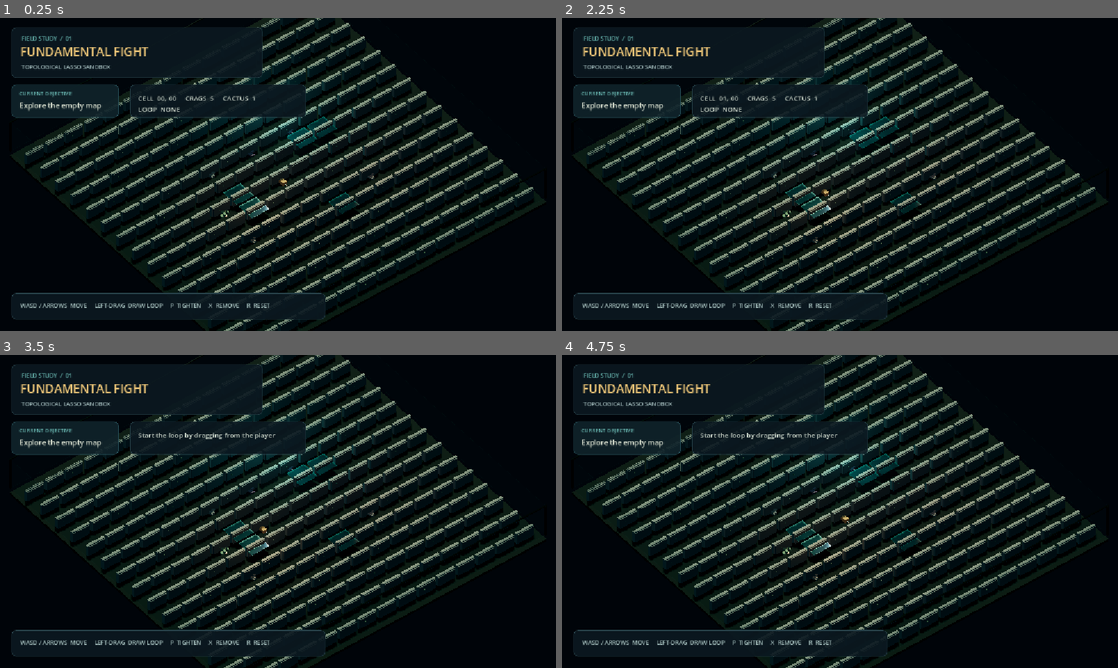
Above: before the commit, frames 1-4 (two rows, left to right).
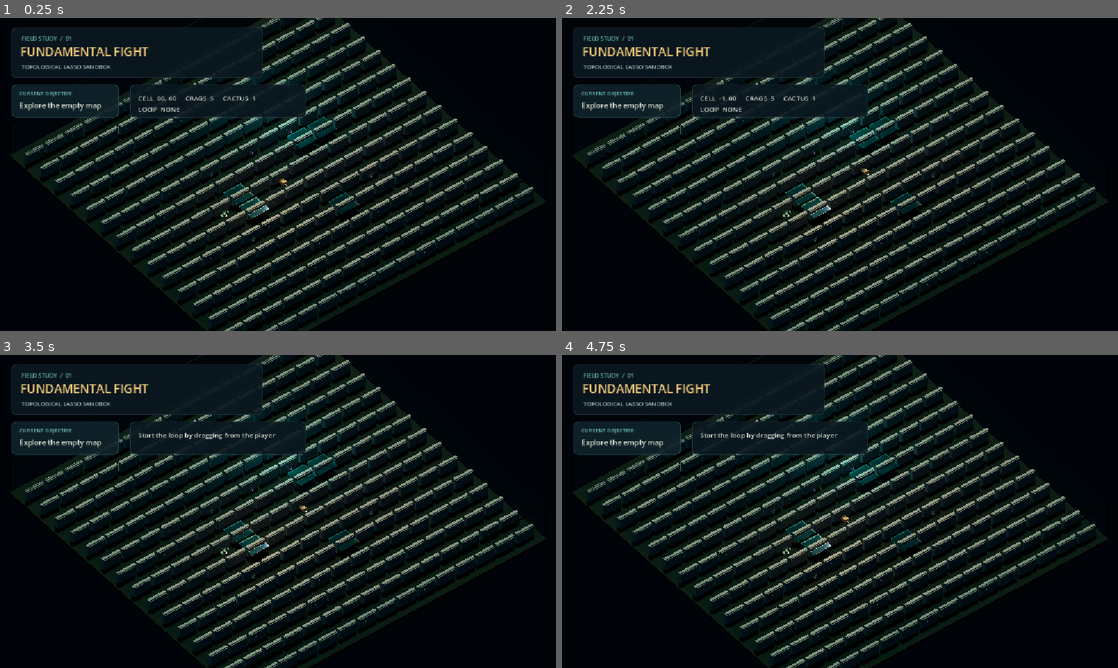
Above: after the commit, the same moments.

Repository: egorys2000/FundamentalFight
Game: Godot game, scene res://scenes/main.tscn
Same seed, same stepped clock (60 frames per second), same inputs: the game is played once before the commit and once after it.
Inputs (mouse positions are in pixels of both pictures, inside the frame that each line leads up to):
- Up to frame 1 (0.25 s): no input
- Up to frame 2 (2.25 s): tap Enter at 0.5, 2 s; move the mouse to (962, 158) at 0.52 s; hold Right (ui_right) 0.53-1.25 s; tap R at 0.6 s; click (962, 158) at 0.67 s; tap Space at 1.25 s; drag from (728, 190) to (812, 237) at 1.27 s; move the mouse to (895, 105) at 2.02 s; hold Right (ui_right) from 2.03 s (still down); tap X at 2.1 s
- Up to frame 3 (3.5 s): release Right (ui_right) at 2.75 s; tap Space at 2.75 s; drag from (250, 574) to (111, 464) at 2.77 s
- Up to frame 4 (4.75 s): tap Enter at 3.5 s; move the mouse to (1006, 558) at 3.52 s; hold Left (ui_left) 3.53-4.25 s; tap P at 3.6 s; tap Space at 4.25 s; drag from (673, 464) to (756, 433) at 4.27 s

The runs differ from the first frame. In frame 1, 1.5% of the frame differs, in the area x 2-68%, y 35-97%; in frame 2, 1.7%, in the area x 2-68%, y 24-97%; in frame 3, 1.5%; in frame 4, 1.5%.

Commit message:
Modularize world state and loop geometry
Move obstacle data and rope topology geometry into dedicated core modules while keeping main as the scene composition layer.

Co-authored-by: Copilot <223556219+Copilot@users.noreply.github.com>

Diff:
--- /dev/null
+++ b/scripts/core/loop_geometry.gd
@@ -0,0 +1,100 @@
+class_name LoopGeometry
+extends RefCounted
+
+static func simplify_path(points: Array[Vector3], minimum_spacing: float) -> Array[Vector3]:
+	var result: Array[Vector3] = []
+	for point in points:
+		if result.is_empty() or point.distance_to(result.back()) >= minimum_spacing:
+			result.append(point)
+	if result.size() >= 2:
+		result[0] = points[0]
+		result[result.size() - 1] = points[points.size() - 1]
+	return result
+
+static func point_inside_loop(point: Vector3, loop: Array) -> bool:
+	var inside := false
+	for i in range(loop.size() - 1):
+		var a: Vector3 = loop[i]
+		var b: Vector3 = loop[i + 1]
+		if (a.z > point.z) != (b.z > point.z):
+			var x_at_point := (b.x - a.x) * (point.z - a.z) / (b.z - a.z) + a.x
+			if point.x < x_at_point:
+				inside = not inside
+	return inside
+
+static func enclosed_crags(loop: Array, state: WorldState, cell_to_world: Callable) -> Array[Vector2i]:
+	var result: Array[Vector2i] = []
+	for cell in state.occupied:
+		if state.is_crag(cell) and point_inside_loop(cell_to_world.call(cell), loop):
+			result.append(cell)
+	return result
+
+static func tightened_loop(start: Array, player_position: Vector3, state: WorldState, cell_to_world: Callable, clearance: float, iterations: int, step: float) -> Array:
+	if start.size() < 4:
+		return []
+	var current: Array[Vector3] = []
+	for point in start:
+		current.append(point)
+	current[0] = player_position
+	current[current.size() - 1] = player_position
+	var center := _loop_center(current)
+	for iteration in range(iterations):
+		var candidate: Array[Vector3] = []
+		for i in range(current.size()):
+			if i == 0 or i == current.size() - 1:
+				candidate.append(player_position)
+				continue
+			candidate.append(_push_out_of_obstacles(current[i].lerp(center, step), state, cell_to_world, clearance))
+		if segments_clear(candidate, state, cell_to_world, clearance):
+			current = candidate
+		else:
+			break
+		center = _loop_center(current)
+	return current if segments_clear(current, state, cell_to_world, clearance) else []
+
+static func segments_clear(points: Array, state: WorldState, cell_to_world: Callable, clearance: float) -> bool:
+	if points.size() < 2:
+		return false
+	for i in range(points.size() - 1):
+		for cell in state.occupied:
+			if segment_hits_obstacle(points[i], points[i + 1], cell_to_world.call(cell), clearance):
+				return false
+	return true
+
+static func touches_cactus(points: Array, state: WorldState, cell_to_world: Callable, clearance: float) -> bool:
+	for cell in state.occupied:
+		if not state.is_cactus(cell):
+			continue
+		for i in range(points.size() - 1):
+			if segment_hits_obstacle(points[i], points[i + 1], cell_to_world.call(cell), clearance):
+				return true
+	return false
+
+static func segment_hits_obstacle(start: Vector3, end: Vector3, obstacle: Vector3, clearance: float) -> bool:
+	var segment := Vector2(end.x - start.x, end.z - start.z)
+	var length_squared := segment.length_squared()
+	var projection := 0.0
+	if length_squared > 0.0001:
+		projection = clampf(Vector2(obstacle.x - start.x, obstacle.z - start.z).dot(segment) / length_squared, 0.0, 1.0)
+	var nearest := Vector2(start.x, start.z) + segment * projection
+	return nearest.distance_to(Vector2(obstacle.x, obstacle.z)) < clearance
+
+static func _loop_center(points: Array) -> Vector3:
+	var center := Vector3.ZERO
+	var count := maxi(points.size() - 1, 1)
+	for i in range(count):
+		center += points[i]
+	return center / count
+
+static func _push_out_of_obstacles(point: Vector3, state: WorldState, cell_to_world: Callable, clearance: float) -> Vector3:
+	var result := point
+	for cell in state.occupied:
+		var obstacle: Vector3 = cell_to_world.call(cell)
+		var offset := Vector2(result.x - obstacle.x, result.z - obstacle.z)
+		if offset.length() < clearance:
+			var direction := offset.normalized()
+			if direction.length_squared() < 0.01:
+				direction = Vector2.RIGHT
+			result.x = obstacle.x + direction.x * clearance
+			result.z = obstacle.z + direction.y * clearance
+	return result
--- /dev/null
+++ b/scripts/core/world_state.gd
@@ -0,0 +1,47 @@
+class_name WorldState
+extends RefCounted
+
+const BREAKABLE_CRAG := "crag_breakable"
+const UNBREAKABLE_CRAG := "crag_unbreakable"
+const CACTUS := "cactus"
+
+var player_cell := Vector2i.ZERO
+var occupied := {
+	Vector2i(-3, -2): BREAKABLE_CRAG,
+	Vector2i(0, 2): UNBREAKABLE_CRAG,
+	Vector2i(3, -2): BREAKABLE_CRAG,
+	Vector2i(-2, 2): UNBREAKABLE_CRAG,
+	Vector2i(2, 2): BREAKABLE_CRAG,
+	Vector2i(3, 0): CACTUS
+}
+
+var water_cells := [
+	Vector2i(-3, 1),
+	Vector2i(-2, 1),
+	Vector2i(2, -1),
+	Vector2i(2, 0),
+	Vector2i(-1, -3),
+]
+
+func is_obstacle(cell: Vector2i) -> bool:
+	return occupied.has(cell)
+
+func is_crag(cell: Vector2i) -> bool:
+	return occupied.get(cell, "").begins_with("crag")
+
+func is_cactus(cell: Vector2i) -> bool:
+	return occupied.get(cell, "") == CACTUS
+
+func crag_count() -> int:
+	var count := 0
+	for cell in occupied:
+		if is_crag(cell):
+			count += 1
+	return count
+
+func cactus_count() -> int:
+	var count := 0
+	for cell in occupied:
+		if is_cactus(cell):
+			count += 1
+	return count
--- a/scripts/main.gd
+++ b/scripts/main.gd
@@ -17,11 +17,12 @@
 const LOOP_HEIGHT := 0.16
 const LOOP_WIDTH := 0.09
 const OBSTACLE_CLEARANCE := 0.92
-const OBSTACLE_BOUNDARY_SAMPLES := 12
 const GRID_SNAP_DISTANCE := 0.42
+const WATER_Y := 0.22
+const CRAG_SCALE := Vector3(0.46, 1.25, 0.46)
+const CACTUS_SCALE := Vector3.ONE * 0.72
 const PULL_ITERATIONS := 18
 const PULL_STEP := 0.12
-const WATER_Y := 0.22
 
 const GROUND_TILE := preload("res://assets/generated/ground_tile.glb")
 const GROUND_TILE_GRASS := preload("res://assets/generated/ground_tile_grass.glb")
@@ -30,7 +31,8 @@
 const CACTUS := preload("res://assets/generated/cactus.glb")
 const PLAYER_ASSET := preload("res://assets/generated/player_placeholder.glb")
 
-var player_cell := Vector2i(0, 0)
+var world_state := WorldState.new()
+var player_cell := Vector2i.ZERO
 var player: Node3D
 var camera: Camera3D
 var status_label: Label
@@ -42,21 +44,12 @@
 var scene_built := false
 var drawing_loop := false
 var draw_points: Array[Vector3] = []
-var water_cells := [
-	Vector2i(-3, 1),
-	Vector2i(-2, 1),
-	Vector2i(2, -1),
-	Vector2i(2, 0),
-	Vector2i(-1, -3),
-]
-var occupied := {
-	Vector2i(-3, -2): "crag_breakable",
-	Vector2i(0, 2): "crag_unbreakable",
-	Vector2i(3, -2): "crag_breakable",
-	Vector2i(-2, 2): "crag_unbreakable",
-	Vector2i(2, 2): "crag_breakable",
-	Vector2i(3, 0): "cactus"
-}
+var occupied: Dictionary:
+	get:
+		return world_state.occupied
+var water_cells: Array:
+	get:
+		return world_state.water_cells
 
 func _ready() -> void:
 	if scene_built:
@@ -252,7 +245,7 @@
 		var root := asset.instantiate() as Node3D
 		root.position = _cell_to_world(cell)
 		root.position.y = GROUND_Y
-		root.scale = Vector3.ONE * (0.62 if kind.begins_with("crag") else 0.72)
+		root.scale = CRAG_SCALE if kind.begins_with("crag") else CACTUS_SCALE
 		add_child(root)
 
 func _build_player() -> void:
@@ -294,16 +287,6 @@
 	status_label.add_theme_color_override("font_color", Color("#d8e2d5"))
 	telemetry.add_child(status_label)
 
-	var controls := _panel(Vector2(24, 664), Vector2(650, 54), Color("#0b1820e8"), Color("#28424a"))
-	controls.set_anchors_preset(Control.PRESET_BOTTOM_LEFT)
-	controls.position = Vector2(24, -78)
-	canvas.add_child(controls)
-	var help := Label.new()
-	help.position = Vector2(18, 17)
-	help.text = "WASD / ARROWS  MOVE     LEFT-DRAG  DRAW LOOP     P  TIGHTEN     X  REMOVE     R  RESET"
-	help.add_theme_font_size_override("font_size", 12)
-	help.add_theme_color_override("font_color", Color("#a8c2c0"))
-	controls.add_child(help)
 	_update_status()
 
 func _panel(position: Vector2, size: Vector2, fill: Color, border: Color) -> Panel:
@@ -363,9 +346,9 @@
 	elif event.is_action_pressed("ui_down") or (key_event != null and key_event.keycode == KEY_S):
 		direction = Vector2i(0, 1)
 	elif event.is_action_pressed("ui_left") or (key_event != null and key_event.keycode == KEY_A):
+		direction = Vector2i(1, 0)
+	elif event.is_action_pressed("ui_right") or (key_event != null and key_event.keycode == KEY_D):
 		direction = Vector2i(-1, 0)
-	elif event.is_action_pressed("ui_right") or (key_event != null and key_event.keycode == KEY_D):
-		direction = Vector2i(1, 0)
 	if direction != Vector2i.ZERO:
 		if enable_manual_movement:
 			_move_player(player_cell + direction)
@@ -436,9 +419,9 @@
 		return
 	var player_position := _cell_to_world(player_cell) + Vector3(0.0, LOOP_HEIGHT, 0.0)
 	draw_points.append(player_position)
-	loop_points = _simplify_loop_path(draw_points)
+	loop_points = LoopGeometry.simplify_path(draw_points, CELL_SIZE * 0.12)
 	draw_points.clear()
-	loop_caught_cells = _cells_inside_loop()
+	loop_caught_cells = LoopGeometry.enclosed_crags(loop_points, world_state, _cell_to_world)
 	loop_pulled = false
 	_redraw_loop()
 	_update_status()
@@ -467,32 +450,13 @@
 	return point
 
 func _simplify_loop_path(points: Array[Vector3]) -> Array[Vector3]:
-	var result: Array[Vector3] = []
-	for point in points:
-		if result.is_empty() or point.distance_to(result.back()) >= CELL_SIZE * 0.12:
-			result.append(point)
-	if result.size() >= 2:
-		result[0] = points[0]
-		result[result.size() - 1] = points[points.size() - 1]
-	return result
+	return LoopGeometry.simplify_path(points, CELL_SIZE * 0.12)
 
 func _cells_inside_loop() -> Array[Vector2i]:
-	var result: Array[Vector2i] = []
-	for cell in occupied:
-		if occupied[cell].begins_with("crag") and _point_inside_loop(_cell_to_world(cell)):
-			result.append(cell)
-	return result
+	return LoopGeometry.enclosed_crags(loop_points, world_state, _cell_to_world)
 
 func _point_inside_loop(point: Vector3) -> bool:
-	var inside := false
-	for i in range(loop_points.size() - 1):
-		var a: Vector3 = loop_points[i]
-		var b: Vector3 = loop_points[i + 1]
-		if (a.z > point.z) != (b.z > point.z):
-			var x_at_point := (b.x - a.x) * (point.z - a.z) / (b.z - a.z) + a.x
-			if point.x < x_at_point:
-				inside = not inside
-	return inside
+	return LoopGeometry.point_inside_loop(point, loop_points)
 
 func _pull_loop() -> void:
 	if loop_points.is_empty():
@@ -519,133 +483,16 @@
 	_update_status()
 
 func _build_tightened_loop(start: Array, player_position: Vector3) -> Array:
-	if start.size() < 4:
-		return []
-	var current: Array[Vector3] = []
-	for point in start:
-		current.append(point)
-	current[0] = player_position
-	current[current.size() - 1] = player_position
-	var center := _loop_center(current)
-	for iteration in range(PULL_ITERATIONS):
-		var candidate: Array[Vector3] = []
-		for i in range(current.size()):
-			if i == 0 or i == current.size() - 1:
-				candidate.append(player_position)
-				continue
-			var inward := current[i].lerp(center, PULL_STEP)
-			candidate.append(_push_out_of_obstacles(inward))
-		if _loop_segments_clear(candidate):
-			current = candidate
-		else:
-			break
-		center = _loop_center(current)
-	return current if _loop_segments_clear(current) else []
-
-func _loop_center(points: Array) -> Vector3:
-	var center := Vector3.ZERO
-	var count := maxi(points.size() - 1, 1)
-	for i in range(count):
-		center += points[i]
-	return center / count
-
-func _push_out_of_obstacles(point: Vector3) -> Vector3:
-	var result := point
-	for cell in occupied:
-		var obstacle := _cell_to_world(cell)
-		var offset := Vector2(result.x - obstacle.x, result.z - obstacle.z)
-		var minimum_distance := OBSTACLE_CLEARANCE
-		if offset.length() < minimum_distance:
-			var direction := offset.normalized()
-			if direction.length_squared() < 0.01:
-				direction = Vector2.RIGHT
-			result.x = obstacle.x + direction.x * minimum_distance
-			result.z = obstacle.z + direction.y * minimum_distance
-	return result
+	return LoopGeometry.tightened_loop(start, player_position, world_state, _cell_to_world, OBSTACLE_CLEARANCE, PULL_ITERATIONS, PULL_STEP)
 
 func _loop_segments_clear(points: Array) -> bool:
-	if points.size() < 2:
-		return false
-	for i in range(points.size() - 1):
-		var start: Vector3 = points[i]
-		var end: Vector3 = points[i + 1]
-		for cell in occupied:
-			var obstacle := _cell_to_world(cell)
-			if _segment_hits_obstacle(start, end, obstacle):
-				return false
-	return true
+	return LoopGeometry.segments_clear(points, world_state, _cell_to_world, OBSTACLE_CLEARANCE)
 
 func _loop_touches_cactus(points: Array) -> bool:
-	for cell in occupied:
-		if occupied[cell] != "cactus":
-			continue
-		var cactus := _cell_to_world(cell)
-		for i in range(points.size() - 1):
-			if _segment_hits_obstacle(points[i], points[i + 1], cactus):
-				return true
-	return false
+	return LoopGeometry.touches_cactus(points, world_state, _cell_to_world, OBSTACLE_CLEARANCE)
 
 func _segment_hits_obstacle(start: Vector3, end: Vector3, obstacle: Vector3) -> bool:
-	var segment := Vector2(end.x - start.x, end.z - start.z)
-	var segment_length_squared := segment.length_squared()
-	var projection := 0.0
-	if segment_length_squared > 0.0001:
-		projection = clampf(
-			Vector2(obstacle.x - start.x, obstacle.z - start.z).dot(segment) / segment_length_squared,
-			0.0,
-			1.0
-		)
-	var nearest := Vector2(start.x, start.z) + segment * projection
-	return nearest.distance_to(Vector2(obstacle.x, obstacle.z)) < OBSTACLE_CLEARANCE
-
-func _convex_hull(points: Array[Vector2]) -> Array[Vector2]:
-	var sorted := points.duplicate()
-	sorted.sort_custom(func(a: Vector2, b: Vector2) -> bool:
-		if is_equal_approx(a.x, b.x):
-			return a.y < b.y
-		return a.x < b.x
-	)
-	var lower: Array[Vector2] = []
-	for point in sorted:
-		while lower.size() >= 2 and _cross(lower[-1] - lower[-2], point - lower[-1]) <= 0.0:
-			lower.pop_back()
-		lower.append(point)
-	var upper: Array[Vector2] = []
-	for index in range(sorted.size() - 1, -1, -1):
-		var point: Vector2 = sorted[index]
-		while upper.size() >= 2 and _cross(upper[-1] - upper[-2], point - upper[-1]) <= 0.0:
-			upper.pop_back()
-		upper.append(point)
-	lower.pop_back()
-	upper.pop_back()
-	lower.append_array(upper)
-	return lower
-
-func _cross(a: Vector2, b: Vector2) -> float:
-	return a.x * b.y - a.y * b.x
-
-func _nearest_point_index(points: Array[Vector2], target: Vector2) -> int:
-	var best_index := 0
-	var best_distance := INF
-	for i in range(points.size()):
-		var distance := points[i].distance_squared_to(target)
-		if distance < best_distance:
-			best_distance = distance
-			best_index = i
-	return best_index
-
-func _sample_polygon(polygon: Array[Vector2], normalized_distance: float) -> Vector2:
-	var perimeter := 0.0
-	for i in range(polygon.size()):
-		perimeter += polygon[i].distance_to(polygon[(i + 1) % polygon.size()])
-	var remaining := fmod(normalized_distance, 1.0) * perimeter
-	for i in range(polygon.size()):
-		var next: Vector2 = polygon[(i + 1) % polygon.size()]
-		var edge_length := polygon[i].distance_to(next)
-		if remaining <= edge_length:
-			return polygon[i].lerp(next, remaining / maxf(edge_length, 0.001))
-		remaining -= edge_length
-	return polygon[0]
+	return LoopGeometry.segment_hits_obstacle(start, end, obstacle, OBSTACLE_CLEARANCE)
 
 func _tween_loop(progress: float, start: Array, target: Array) -> void:
 	var point_count := mini(start.size(), target.size())
